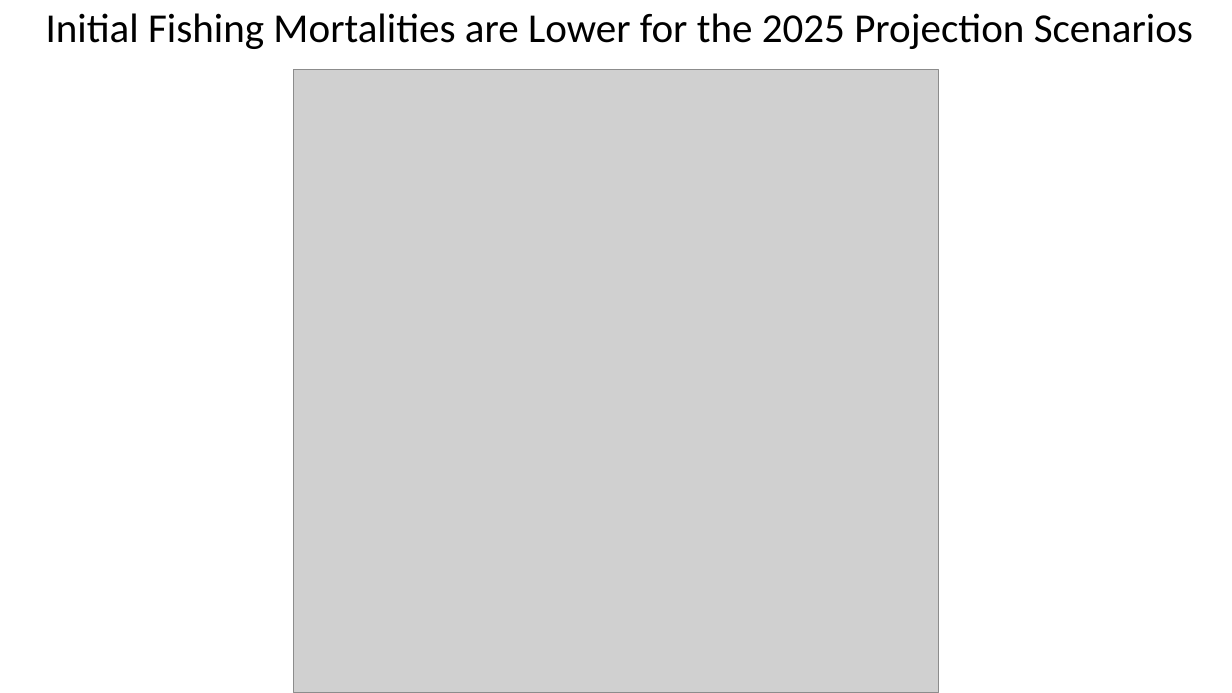
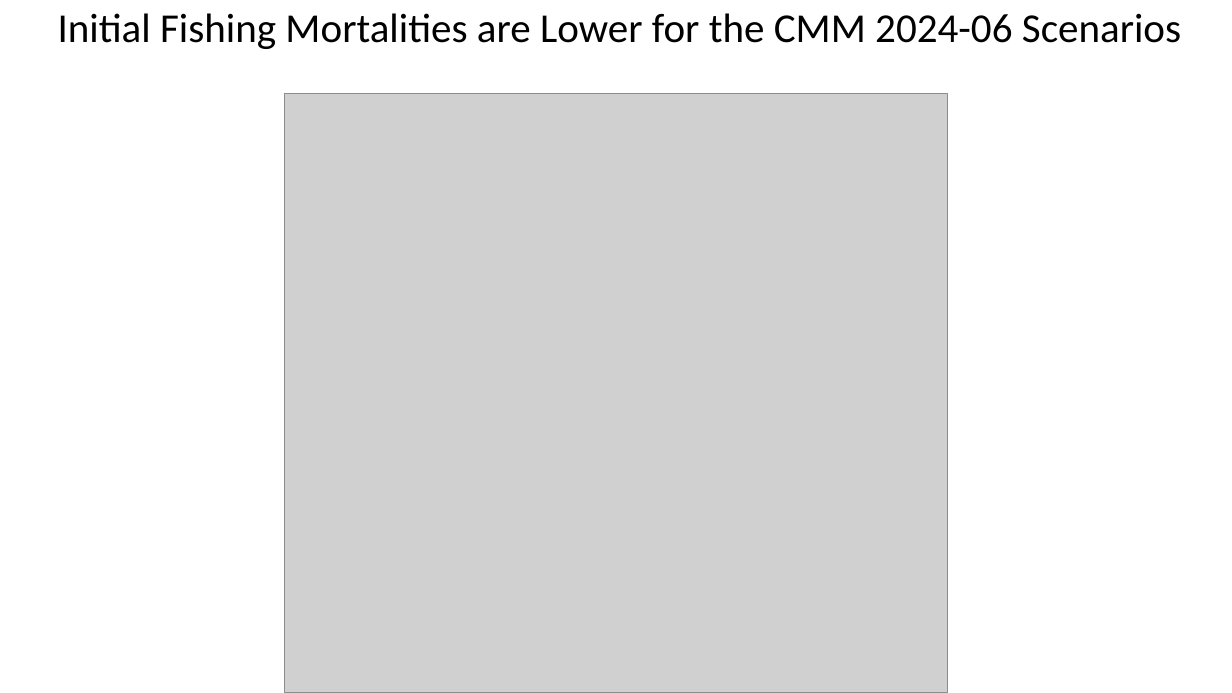
Before and after one commit to PIFSCstockassessments/2024-WCNPO-MLS-Rebuilding, a slide deck: slide 28 of 2025-MLS-projections/2025 MLS projections for CMM 24-06.pptx (slide 20 before the commit). Drawn at 1232x693 pixels with LibreOffice and Linux fonts; fonts in the diff are those of the drawing; grey boxes stand for pictures. Boxes give left, top, right and bottom in pixels: in the first picture for what was removed or moved away, otherwise in the second. Text is boxed around its words. In the diff, an @@ line names an element or a change of style, - is before the commit and + after.

```diff
--- a/2025-MLS-projections/2025 MLS projections for CMM 24-06.pptx
+++ b/2025-MLS-projections/2025 MLS projections for CMM 24-06.pptx
@@ text at bbox=[58, 13, 1181, 49]: text changed @@
-Initial Fishing Mortalities are Lower for the 2025 Projection Scenarios
+Initial Fishing Mortalities are Lower for the CMM 2024-06 Scenarios
@@ picture: place and size @@
-picture at bbox=[293, 70, 939, 693]
+picture at bbox=[285, 93, 947, 693]
```
Also in this commit, not shown: 10 other slides changed, 13 slides added, 4 slides removed, 16 other files.
